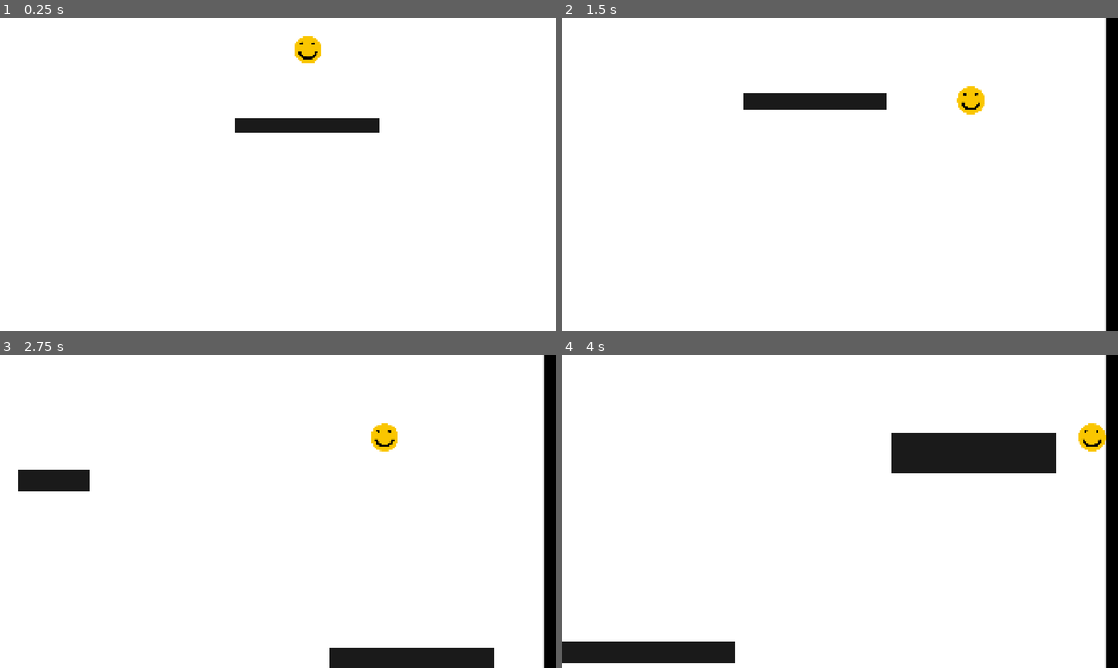
Above: before the commit, frames 1-4 (two rows, left to right).
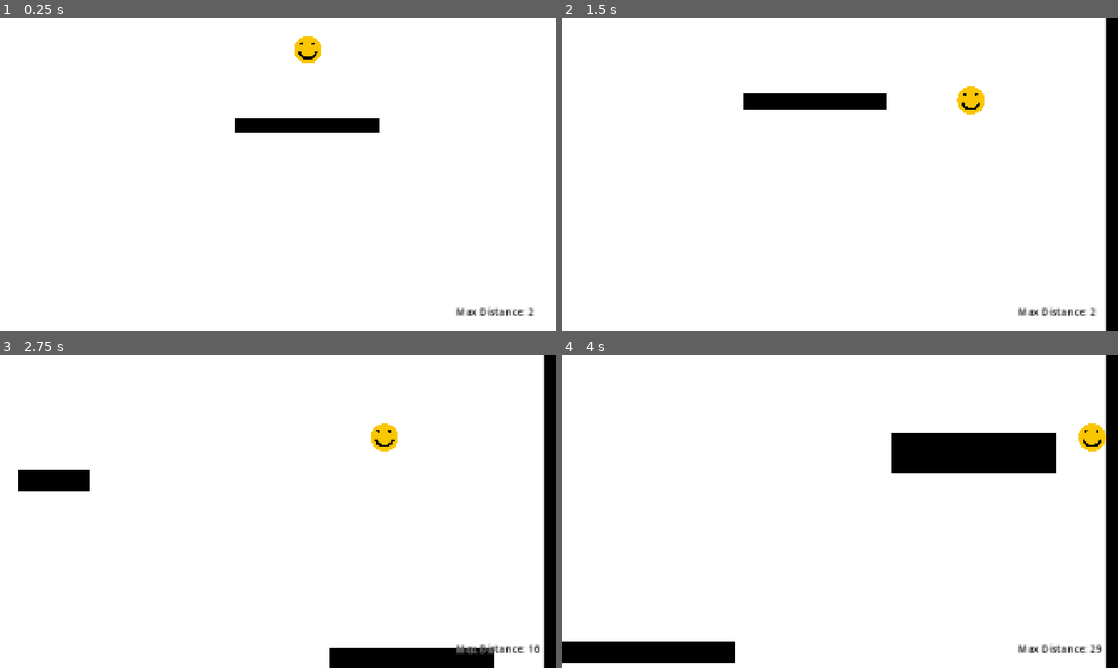
Above: after the commit, the same moments.

Repository: rickakell/FallingGame
Game: Godot game, scene res://scenes/Game.tscn
Two runs of this game, one before a commit and one after it. Both use one fixed random seed, a clock stepped at 60 frames per second and the inputs below.
Inputs:
- Up to frame 1 (0.25 s): no input
- Up to frame 2 (1.5 s): tap Enter (ui_accept) at 0.5, 0.77 s; hold Right (ui_right) from 0.53 s (still down)
- Up to frame 3 (2.75 s): tap Enter (ui_accept) at 1.52 s; release Right (ui_right) at 2.03 s; hold Left (ui_left) from 2.03 s (still down)
- Up to frame 4 (4 s): release Left (ui_left) at 2.78 s; hold Right (ui_right) from 2.78 s (still down); tap Enter (ui_accept) at 3.02, 3.77 s

The runs differ from the first frame. In frame 1, 1.5% of the frame differs, in the area x 42-97%, y 32-96%; in frame 2, 1.6%; in frame 3, 2.9%; in frame 4, 6.2%, in the area x 0-97%, y 24-99%.

Commit message:
Add HUD with Max Distance

Diff:
--- a/asset_raws/Rectangle.svg
+++ b/asset_raws/Rectangle.svg
@@ -27,8 +27,8 @@
      inkscape:deskcolor="#d1d1d1"
      inkscape:document-units="mm"
      inkscape:zoom="1.0396254"
-     inkscape:cx="396.77752"
-     inkscape:cy="253.45667"
+     inkscape:cx="396.77753"
+     inkscape:cy="253.45668"
      inkscape:window-width="2560"
      inkscape:window-height="1369"
      inkscape:window-x="1072"
@@ -42,7 +42,7 @@
      inkscape:groupmode="layer"
      id="layer1">
     <rect
-       style="fill:#1a1a1a;stroke-width:0.180975"
+       style="fill:#000000;stroke-width:0.180975;fill-opacity:1"
        id="rect1"
        width="50"
        height="20"
--- a/scenes/Game.tscn
+++ b/scenes/Game.tscn
@@ -1,5 +1,6 @@
 [gd_scene format=3 uid="uid://r5sj4mdbwyd7"]
 
+[ext_resource type="Script" uid="uid://bpfffugtkblm8" path="res://scripts/game_manager.gd" id="1_78awf"]
 [ext_resource type="PackedScene" uid="uid://u20gxiyc8gbv" path="res://scenes/Player.tscn" id="1_ibkli"]
 [ext_resource type="Texture2D" uid="uid://eyvooc5ljkad" path="res://assets/Background.png" id="3_78awf"]
 [ext_resource type="PackedScene" uid="uid://bmivkuhjrvv1q" path="res://scenes/rectangle_obstacle.tscn" id="3_cpr0p"]
@@ -14,10 +15,30 @@
 
 [node name="Game" type="Node2D" unique_id=2103538176]
 
-[node name="CharacterBody2D" parent="." unique_id=142940438 instance=ExtResource("1_ibkli")]
+[node name="GameManager" type="Node" parent="." unique_id=469159075]
+unique_name_in_owner = true
+script = ExtResource("1_78awf")
+
+[node name="HUD" type="CanvasLayer" parent="GameManager" unique_id=1912044806]
+layer = 50
+
+[node name="MaxDistance" type="Label" parent="GameManager/HUD" unique_id=934225823]
+z_index = 10
+offset_left = 1575.0
+offset_top = 988.0
+offset_right = 1647.0
+offset_bottom = 1011.0
+scale = Vector2(2.1889791, 2.1889791)
+theme_override_colors/font_color = Color(0, 0, 0, 1)
+theme_override_colors/font_outline_color = Color(1, 1, 1, 1)
+theme_override_constants/outline_size = 4
+text = "Distance:"
+
+[node name="Player" parent="." unique_id=142940438 instance=ExtResource("1_ibkli")]
+unique_name_in_owner = true
 position = Vector2(195, -234)
 
-[node name="Camera2D" type="Camera2D" parent="CharacterBody2D" unique_id=579652194]
+[node name="Camera2D" type="Camera2D" parent="Player" unique_id=579652194]
 position = Vector2(-183, -148)
 offset = Vector2(0, 600)
 zoom = Vector2(0.565, 0.565)
--- /dev/null
+++ b/scripts/game_manager.gd
@@ -0,0 +1,14 @@
+extends Node
+
+static var max_distance = 0;
+static var current_distance = 0;
+# Called when the node enters the scene tree for the first time.
+func _ready() -> void:
+	pass # Replace with function body.
+
+
+# Called every frame. 'delta' is the elapsed time since the previous frame.
+func _process(delta: float) -> void:
+	current_distance = floor(abs(%Player.get_position().y) / 100);
+	max_distance = max(current_distance, max_distance);
+	$HUD/MaxDistance.text = "Max Distance: " + str(int(max_distance));
Binary file changed: assets/Rectangle.png
Not shown, added: scripts/game_manager.gd.uid
